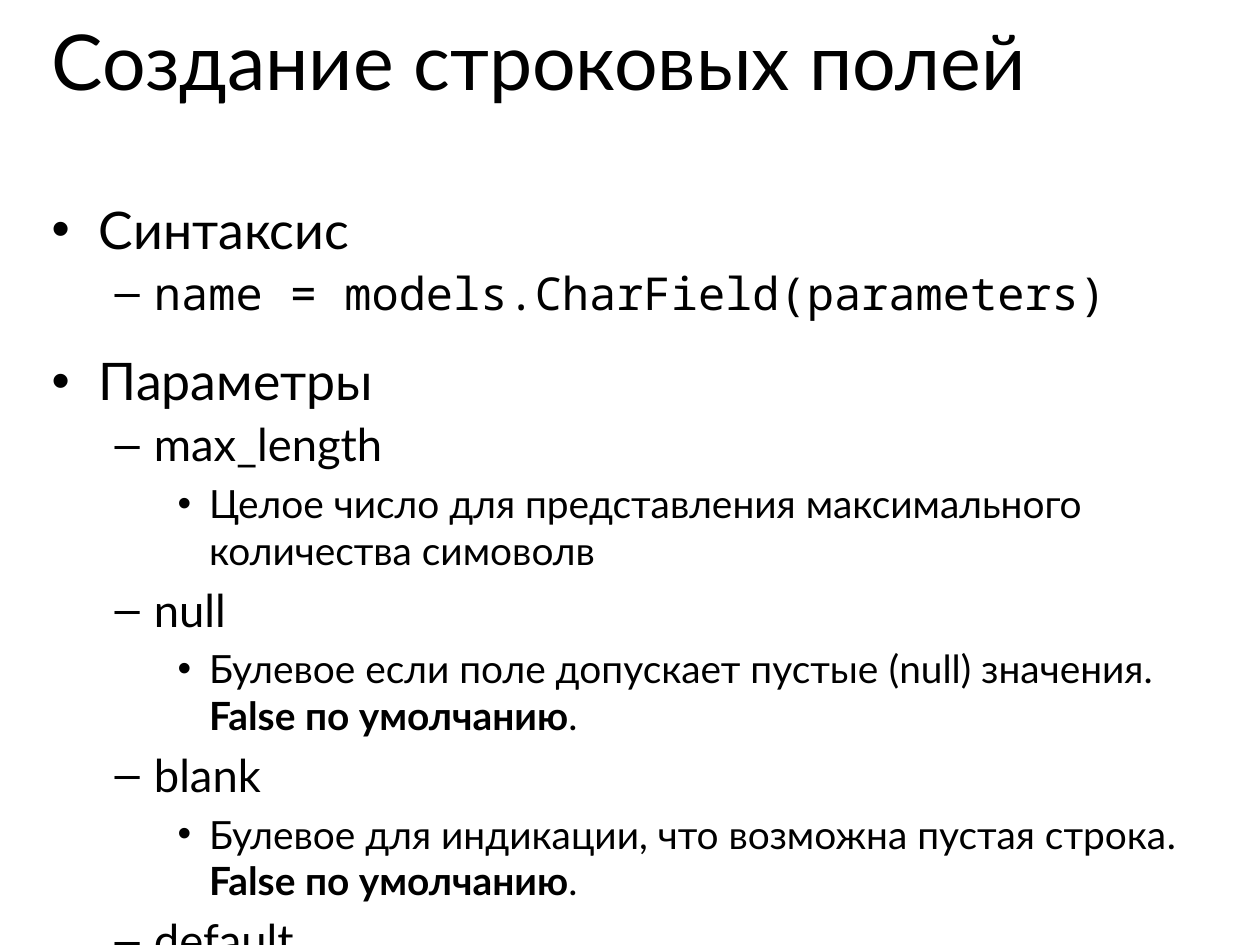
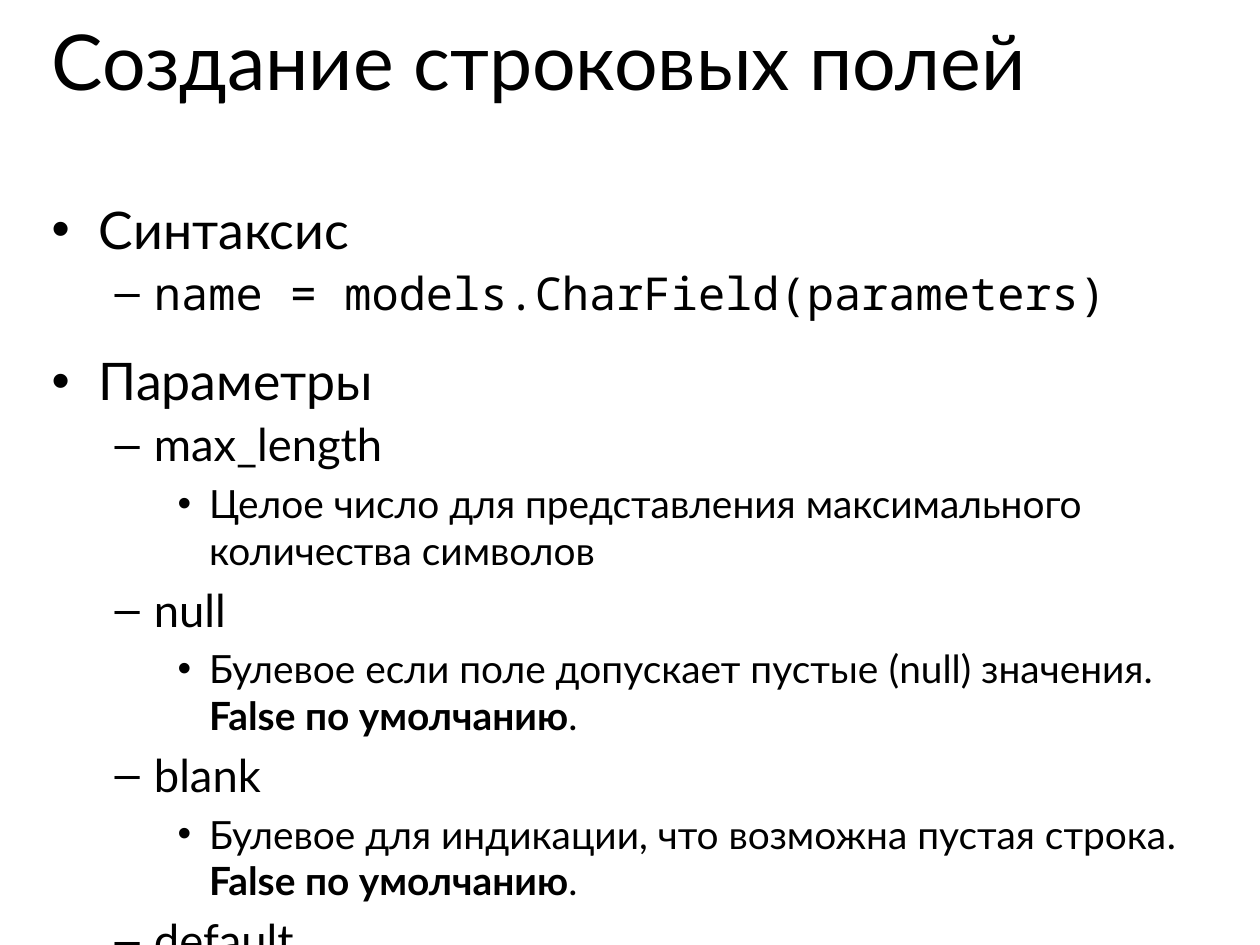
Before and after one commit to maxchv/LearnPython, a slide deck: slide 20 of week12/Models.pptx (slide 17 before the commit). Drawn at 1260x945 pixels with LibreOffice and Linux fonts; fonts in the diff are those of the drawing. Boxes give left, top, right and bottom in pixels: in the first picture for what was removed or moved away, otherwise in the second. Text is boxed around its words. In the diff, an @@ line names an element or a change of style, - is before the commit and + after.

```diff
--- a/week12/Models.pptx
+++ b/week12/Models.pptx
@@ text at (x1=209, y1=490, x2=1082, y2=566): text changed @@
-    • Целое число для представления максимального количества симоволв
+    • Целое число для представления максимального количества символов
```
Also in this commit, not shown: 5 other slides changed, 17 slides added.
